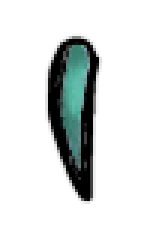
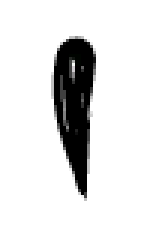
Revision of a layered 150 x 240 image; what changed, layer by layer:
added layer "Layer" above "arm_lower-1.png" over <box>51,36,96,201</box>
hid "arm_lower-1.png" over <box>45,33,102,204</box>
